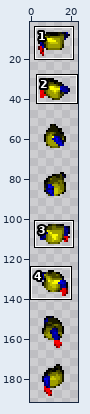
One commit to this sprite sheet: graphics/chars/bodies/base/upper_idle_handgun_24x24.png. Above, an overview of the earlier version with the close-up marked.
Close-up. Old version:
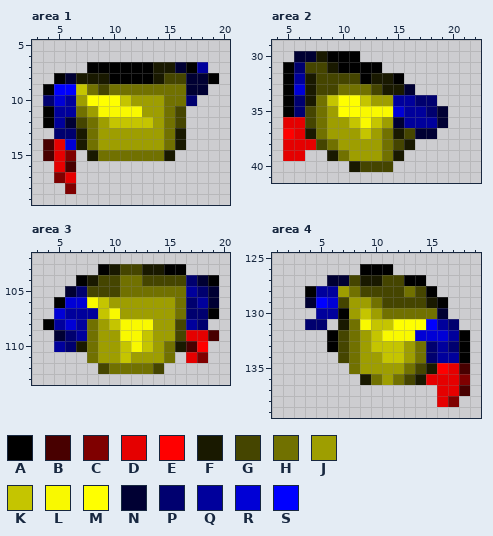
The file is 24x192 pixels. Colours within 5 levels of each other are drawn and written as one. Shown: area 1: x 3..20, y 5..19; area 2: x 4..22, y 29..41; area 3: x 3..20, y 102..113; area 4: x 1..19, y 125..139. The wide view leaves out empty margins. The commit also changed other parts of the picture, which this record leaves out.
Palette (. is transparent): A #000000  B #480000  C #7f0000  D #e50000  E #ff0000  F #191900  G #454500  H #717100  J #9e9e00  K #c5c500  L #f9f900  M #ffff00  N #000033  P #00006f  Q #00009c  R #0000d6  S #0000ff
Pixels before, area 1, first column x 4:
 7 ....AAAAAAFFNAQ.
 8 .ANFFFAAAAFGGNNA
 9 ASSKHGHHHHHHHNN.
10 PRQJMMMKJJJHHP..
11 AQQHJLLLLJJHG...
12 AQNGHJKKKKJHG...
13 .PPFHJJJJJJHF...
14 BDRFHJJJJJJHF...
15 BDC.FHHHHHHF....
16 .DB.............
17 .CD.............
18 ..C.............
Pixels before, area 2, first column x 5:
30 .NNFAAA........
31 APGGFAAAA......
32 AQFGGGGAFFA....
33 ARFGGHHHGFFN...
34 APFHKMMKJJQQPP.
35 APGHJMMLLLRQQPN
36 DDGHJJKLKJNQQQN
37 EDFHJJJKJHFGNN.
38 DDDGHJJJJHGF...
39 DD..FHJJJHF....
40 ......FGGG.....
Pixels before, area 3, first column x 4:
103 .....AFGGFFAA...
104 ...AFGGHHGGGGPNA
105 ..NPGGGHHHHHHQPN
106 .ARRLKJJJJJJHPQN
107 .RQQQKLJJJJJHPPA
108 AQRQHJKLLLJJGQP.
109 .NPQHJJLLKJJGDDB
110 .QPFHJJKLKJHFBE.
111 ....HJJKJJJH.DC.
112 .....GHHHHG.....
Pixels before, area 4, first column x 4:
126 .....AAA.......
127 ..NNGFFGGAA....
128 AQQJHGGGGHGA...
129 NSRGJJHGGGGFA..
130 .QQAJKJHHHHHN..
131 PP.FHLKKMMMSQP.
132 ..AGHJKLLLRRRQA
133 ..AGHJKKKJHPQPA
134 ...GHJJKKJHPQQA
135 ....HJJJJHGFEDB
136 .....FHJHGFDDDC
137 ............DDB
138 ............DC.
Now the later version:
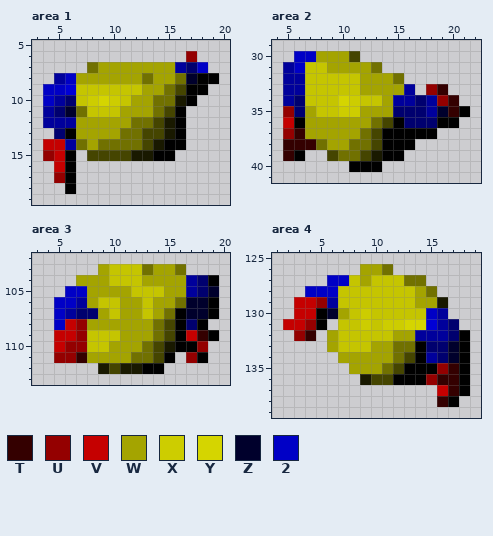
Colours new in this view: T #340000  U #940000  V #c50000  W #a4a400  X #cdcd00  Y #d5d500  Z #00002c  2 #0000c6
Difference:
Changed rows in their new state; - is an unchanged pixel.
Area 1:
first column x 4:
 6 -------------U-
 7 ----HWWWWWWWQP2
 8 -Q2WWWWWWHWWHZA
 9 22R-KKKKKWW-GAA
10 2QPKXYX-WWH-FA-
11 QPZ-KKKWWWHGA--
12 Q-QWWWWWHHGFA--
13 --AWWWWHHGGFA--
14 VVQHWHHHHGFAA--
15 UVA-GGGGFFAA---
16 -VA------------
17 -UA------------
18 --A------------
Area 2:
first column x 5:
30 -22WWWG----------
31 Q2KKWWWWH--------
32 Q-KKKKKWWWH------
33 QQKKKKKWWWWQ-UT--
34 Q-KK-YX-KW---QUT-
35 U-WKKXXWWWPPPQZTA
36 VAWWWWWWHGAPPPAA-
37 UTWWWWWHGAAAAA---
38 TTTHWWHHGAAA-----
39 TA--G-HGFAA------
40 ------AAA.-------
Area 3:
first column x 4:
103 -----WKKKHWWH---
104 ---WWWKKKWWWWQP-
105 --22WWWWKKKWW--Z
106 -22QW-KWWKWW-ZZA
107 -2-PPWKWWKWHAZZ-
108 .2VUWWWWWWHGAPA-
109 -VVUKKKWWWHGAVTA
110 -VUUKKWWWHGFAAU-
111 -UUTWWWWHHGA-UA-
112 -----FGFFAA-----
Area 4:
first column x 2:
126 -------WWH-------
127 ----22KWKKKHH----
128 --222KKKKKKKWH---
129 -VVUQKKKKKKKWWF--
130 -VVAZWKXKKKKK2Q--
131 VVUA-KKX-XXYYR---
132 -UT-WKKK-KWWQQQP-
133 ----WKKKWWHHA-PZ-
134 -----WWWWWHGAQPZ-
135 ------WWWHGAAAUTA
136 --------GGAAAUTTA
137 --------------VTA
138 --------------TA-
Boxes around the changes in both close-ups, in picture pixels (x1, y1, x2, y2):
changed: (43, 51, 208, 194)
changed: (283, 51, 470, 172)
changed: (43, 264, 219, 374)
changed: (283, 264, 470, 407)
